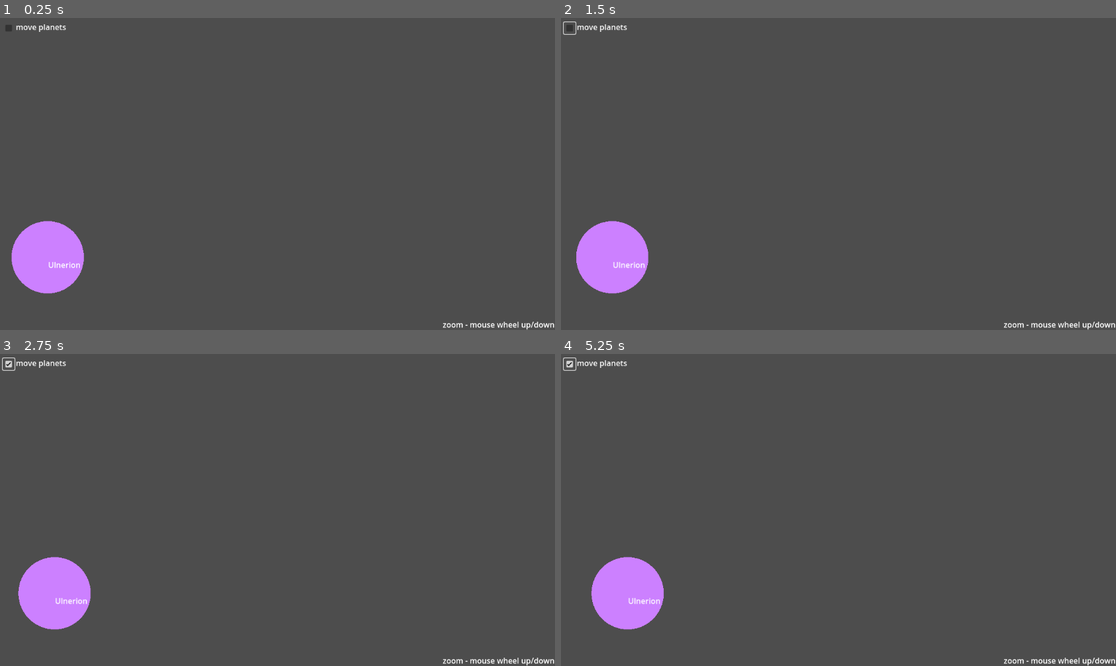
Above: before the commit, frames 1-4 (two rows, left to right).
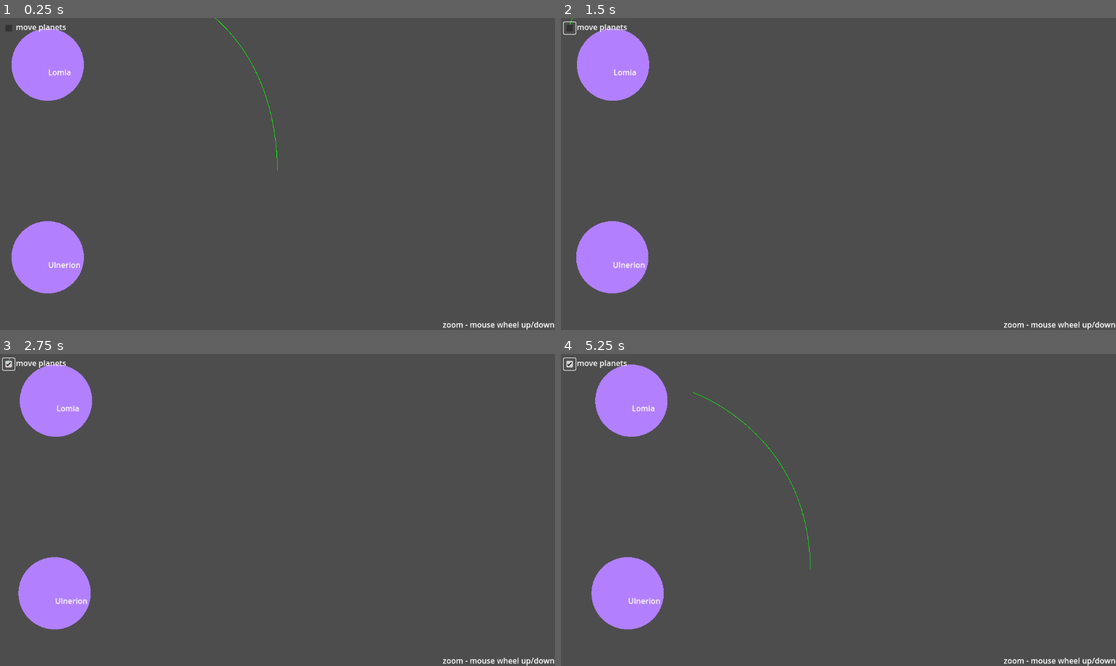
Above: after the commit, the same moments.

Repository: shaninalex/lineattractor
Game: Godot game, scene res://root.tscn
Same seed, same stepped clock (60 frames per second), same inputs: the game is played once before the commit and once after it.
Inputs (mouse positions are in pixels of both pictures, inside the frame that each line leads up to):
- Up to frame 1 (0.25 s): no input
- Up to frame 2 (1.5 s): click (572, 27) at 0.5 s; click (572, 27) at 1.25 s
- Up to frame 3 (2.75 s): click (11, 363) at 2 s
- Up to frame 4 (5.25 s): move the mouse to (960, 494) at 2.77 s; click (960, 494) at 2.92 s; move the mouse to (727, 525) at 3.52 s; click (727, 525) at 3.67 s; move the mouse to (894, 441) at 4.27 s; click (894, 441) at 4.42 s; move the mouse to (810, 572) at 5.02 s; click (810, 572) at 5.17 s

The runs differ from the first frame. In frame 1, 4.7% of the frame differs, in the area x 2-51%, y 0-89%; in frame 2, 4.6%; in frame 3, 4.6%; in frame 4, 4.8%, in the area x 5-46%, y 3-89%.

Commit message:
feat: init map from json file

Diff:
--- a/core/entities/planet.tscn
+++ b/core/entities/planet.tscn
@@ -1,6 +1,6 @@
 [gd_scene load_steps=4 format=3 uid="uid://dhyej5vfotv4l"]
 
-[ext_resource type="Script" uid="uid://s7w5cob65u8h" path="res://core/scripts/planet_item.gd" id="1_5f2ok"]
+[ext_resource type="Script" uid="uid://s7w5cob65u8h" path="res://core/scripts/planet.gd" id="1_5f2ok"]
 [ext_resource type="Shader" uid="uid://cfebarb8qhxqv" path="res://materials/circle.gdshader" id="1_ggsie"]
 
 [sub_resource type="ShaderMaterial" id="ShaderMaterial_5f2ok"]
--- a/core/scripts/map.gd
+++ b/core/scripts/map.gd
@@ -26,5 +26,6 @@
 		planet_node.planet_color = Color(planet_dict["color"][0], planet_dict["color"][1], planet_dict["color"][2])
 		planet_node.planet_size = planet_dict["size"]
 		planet_node.position = Vector2(planet_dict["position"][0], planet_dict["position"][1])
+		planet_node.speed = planet_dict["speed"]
 		planets.add_child(planet_node)
 		p_manager.register_planet(planet_node)
--- a/core/scripts/path.gd
+++ b/core/scripts/path.gd
@@ -2,7 +2,7 @@
 
 @export var course_length: int = 10000
 @export var step: float = 0.05
-@export var G: float = 1000.0
+@export var G: float = 10000.0
 @export var initial_velocity: Vector2 = Vector2(0, -150)
 
 func _ready() -> void:
@@ -38,14 +38,16 @@
 			var distance_sq := r.length_squared()
 			if distance_sq < 1.0:
 				continue
-			acc += G * body.planet_mass * r.normalized() / distance_sq
+
+			var scaled_mass = body.planet_mass / 1e22
+			acc += G * scaled_mass * r.normalized() / distance_sq
 
 		vel += acc * dt
 		var new_pos := pos + vel * dt
-
 		for body in bodies:
 			var planet_radius = body.planet_size / 2.0
 			if path_manager.segment_intersects_circle(pos, new_pos, body.global_position, planet_radius):
+				print("Hit planet ", body.planet_name, " at ", new_pos)
 				path.append(new_pos)
 				return path
 
--- a/core/scripts/planet.gd
+++ b/core/scripts/planet.gd
@@ -1,6 +1,22 @@
-class_name Planet
+class_name Planet extends Node2D
 
-var planet_mass: float
-var planet_name: String
-var planet_color: Color
-var planet_size: float
+@onready var _colorRect: ColorRect = $ColorRect
+@onready var _label: Label = $Label
+@export var speed: float = 1
+@export var planet_mass: float
+@export var planet_name: String
+@export var planet_color: Color
+@export var planet_size: float
+@export var move: bool = false
+
+func _ready() -> void:
+	_label.text = planet_name
+	var mat := _colorRect.material as ShaderMaterial
+	mat.set_shader_parameter("circle_color", planet_color)
+	# TODO: position colorRect
+	#_colorRect.set_size(Vector2(planet_size, planet_size))
+	#_colorRect.position = Vector2(planet_size, planet_size)
+
+func _process(delta: float) -> void:
+	if move:
+		global_position.x += speed * delta
--- a/core/scripts/planet_item.gd
+++ /dev/null
@@ -1,31 +0,0 @@
-extends Node2D
-
-@onready var _colorRect: ColorRect = $ColorRect
-@onready var _label: Label = $Label
-
-@export var speed: float = 10
-@export var planet_mass: float
-@export var planet_name: String
-@export var planet_color: Color
-@export var planet_size: float
-@export var move: bool = false
-
-func _ready() -> void:
-	planet_mass = planet_mass
-	planet_name = planet_name
-	planet_color = planet_color
-	planet_size = planet_size
-
-	_label.text = planet_name
-	# draw planet
-	#_colorRect.hide()
-	var mat := _colorRect.material as ShaderMaterial
-	mat.set_shader_parameter("circle_color", planet_color)
-	# TODO: position colorRect
-	#_colorRect.set_size(Vector2(planet_size, planet_size))
-	#_colorRect.position = Vector2(planet_size, planet_size)
-
-
-func _process(delta: float) -> void:
-	if move:
-		global_position.x += speed * delta
--- a/core/scripts/planet_manager.gd
+++ b/core/scripts/planet_manager.gd
@@ -5,6 +5,7 @@
 
 func register_planet(planet: Node2D) -> void:
 	print("Registered: ", planet, " Name: ", planet.planet_name)
+	print("Type: ", planet.get_class(), " Is Planet? ", planet is Planet)
 	planets.append(planet)
 
 func get_all() -> Array[Node2D]:
--- a/resources/plantes.json
+++ b/resources/plantes.json
@@ -3,8 +3,27 @@
 	"name": "Ulnerion",
 	"mass": 5.972e24,
 	"color": [0.8, 0.5, 1.0],
-	"size": 64,
+	"size": 264,
 	"position": [100, 500],
+	"speed": 10,
+	"satelites": []
+  },
+  {
+	"name": "Silarvis",
+	"mass": 5.972e24,
+	"color": [0.6, 0.5, 1.0],
+	"size": 264,
+	"position": [800, 800],
+	"speed": 5,
+	"satelites": []
+  },
+  {
+	"name": "Lomia",
+	"mass": 5.972e24,
+	"color": [0.7, 0.5, 1.0],
+	"size": 264,
+	"position": [100, 100],
+	"speed": 12,
 	"satelites": []
   }
 ]
--- a/root.tscn
+++ b/root.tscn
@@ -60,3 +60,4 @@
 course_length = 1000
 
 [node name="Planets" type="Node2D" parent="."]
+unique_name_in_owner = true
Not shown, changed: core/scripts/planet.gd.uid
Not shown, removed: core/scripts/planet_item.gd.uid
Not shown, added: export_presets.cfg
Not shown, added: export/line_attraction.exe
Not shown, added: export/line_attraction.pck
